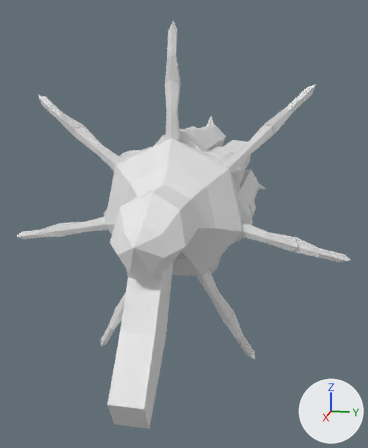
An edit to the FBX model Assets/Models/Weapon/Pistol/Pistol.fbx, drawn before and after from the same camera.
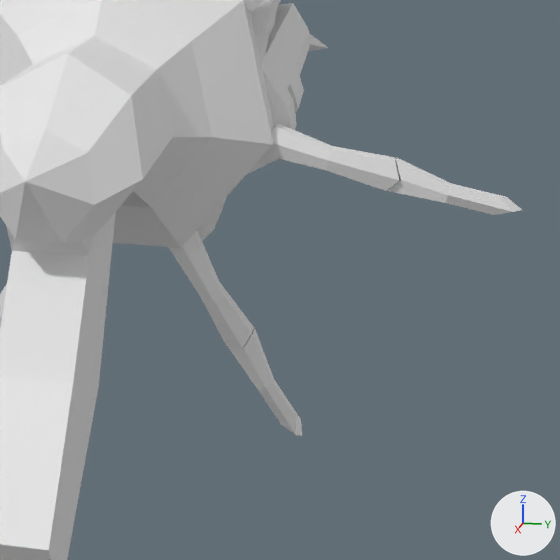
The first picture shows the older version from a camera (50 mm lens) standing at (1.526, 0.453, 1.275) and looking at (-0.693, 0.01, 0.72). The close-ups show both versions on the part from 33% to 100% of the width and 38% to 92% of the height of that picture; other places that the commit changed are outside them. Lighting does not change. The marker at lower right points along +X, +Y and +Z. Where no turn or scale is listed for an object, it has been applied to the vertices.
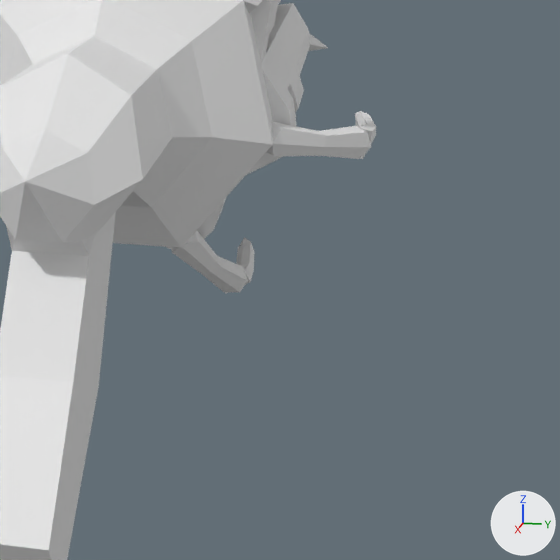
Location of each change, (x1, y1, x2, y2) in pixels of the close-ups (560 x 560 px):
'Cube.004', moved, turned
    before: (266, 123, 399, 191)
    after: (267, 121, 371, 159)
'Cube.007', moved, turned
    before: (169, 230, 253, 348)
    after: (171, 230, 248, 292)
'Cube.005', moved, turned
    before: (387, 157, 522, 215)
    after: (355, 111, 376, 159)
'Cube.006', moved, turned
    before: (228, 327, 302, 436)
    after: (225, 237, 255, 293)
'Cube.008', moved, turned (not visible afterwards)
    before: (0, 284, 7, 329)

What changed in the scene script:
```text
Change ob_cube_006:
    ob_cube_006.location: (-0.524, 0.298, 0.27) -> (-0.779, 0.205, 0.425)
    ob_cube_006.rotation_euler: (0.0, 0.0, 0.0) -> (1.034, 1.032, 1.571)  # degrees (0, 0, 0) -> degrees (59, 59, 90)
Change ob_cube_004:
    ob_cube_004.location: (-0.525, 0.419, 0.722) -> (-0.62, 0.373, 0.733)
    ob_cube_004.rotation_euler: (0.0, 0.0, 0.0) -> (0.0707, 0.174, 0.77)  # degrees (0, 0, 0) -> degrees (4.1, 10, 44)
Change ob_cube_007:
    ob_cube_007.location: (-0.525, 0.196, 0.44) -> (-0.615, 0.172, 0.48)
    ob_cube_007.rotation_euler: (0.0, 0.0, 0.0) -> (0.163, 0.654, 0.472)  # degrees (0, 0, 0) -> degrees (9.3, 37, 27)
Change ob_cube_005:
    ob_cube_005.location: (-0.524, 0.612, 0.673) -> (-0.783, 0.436, 0.718)
    ob_cube_005.rotation_euler: (0.0, 0.0, 0.0) -> (0.247, 0.246, 1.571)  # degrees (0, 0, 0) -> degrees (14, 14, 90)
Change ob_cube_008:
    ob_cube_008.location: (-0.525, -0.195, 0.432) -> (-0.617, -0.173, 0.473)
    ob_cube_008.rotation_euler: (0.0, 0.0, 0.0) -> (-0.159, 0.667, -0.452)  # degrees (0, 0, 0) -> degrees (-9.1, 38, -26)
```
